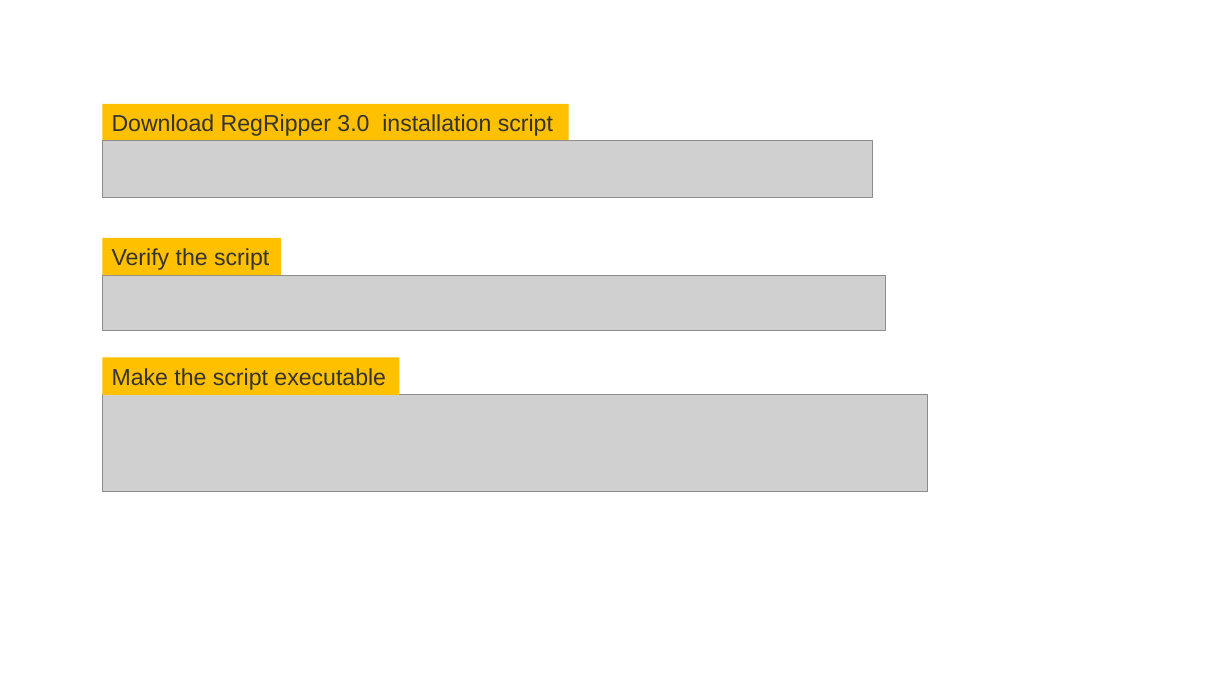
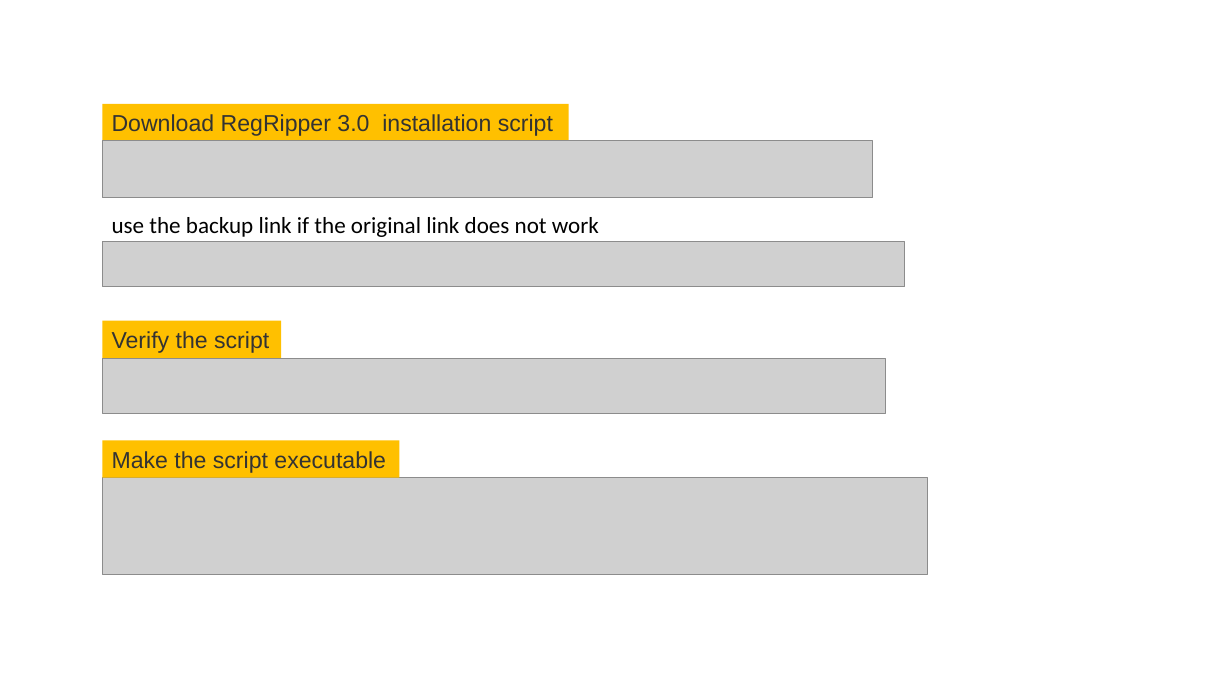
Before and after one commit to frankwxu/digital-forensics-lab, a slide deck: slide 41 of NIST_Data_Leakage_Case/NIST_Data_Leakage_00_Env_Setting.pptx. Drawn at 1232x693 pixels with LibreOffice and Linux fonts; fonts in the diff are those of the drawing; grey boxes stand for pictures; background and template pictures are left out. Boxes give left, top, right and bottom in pixels: in the first picture for what was removed or moved away, otherwise in the second. Text is boxed around its words. In the diff, an @@ line names an element or a change of style, - is before the commit and + after.

```diff
--- a/NIST_Data_Leakage_Case/NIST_Data_Leakage_00_Env_Setting.pptx
+++ b/NIST_Data_Leakage_Case/NIST_Data_Leakage_00_Env_Setting.pptx
@@ text added at bbox=[112, 217, 599, 237], 18 pt, text #000000 @@
+use the backup link if the original link does not work
@@ picture added at bbox=[103, 241, 905, 287] @@
@@ 2 pictures, 2 rectangles: place and size @@
-2 pictures, 2 rectangles at bbox=[103, 238, 928, 492]
+2 pictures, 2 rectangles at bbox=[103, 321, 928, 575]
```
Also in this commit, not shown: 3 other slides changed, 8 other files.
